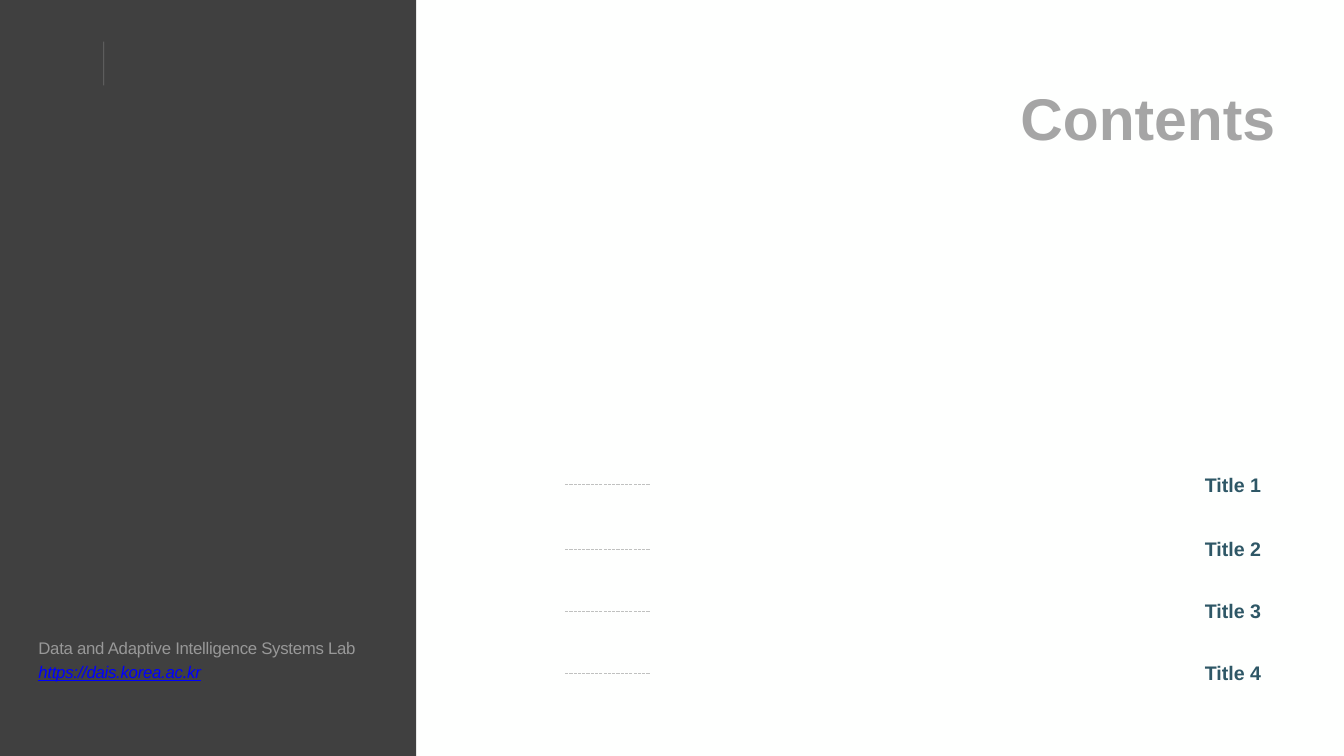
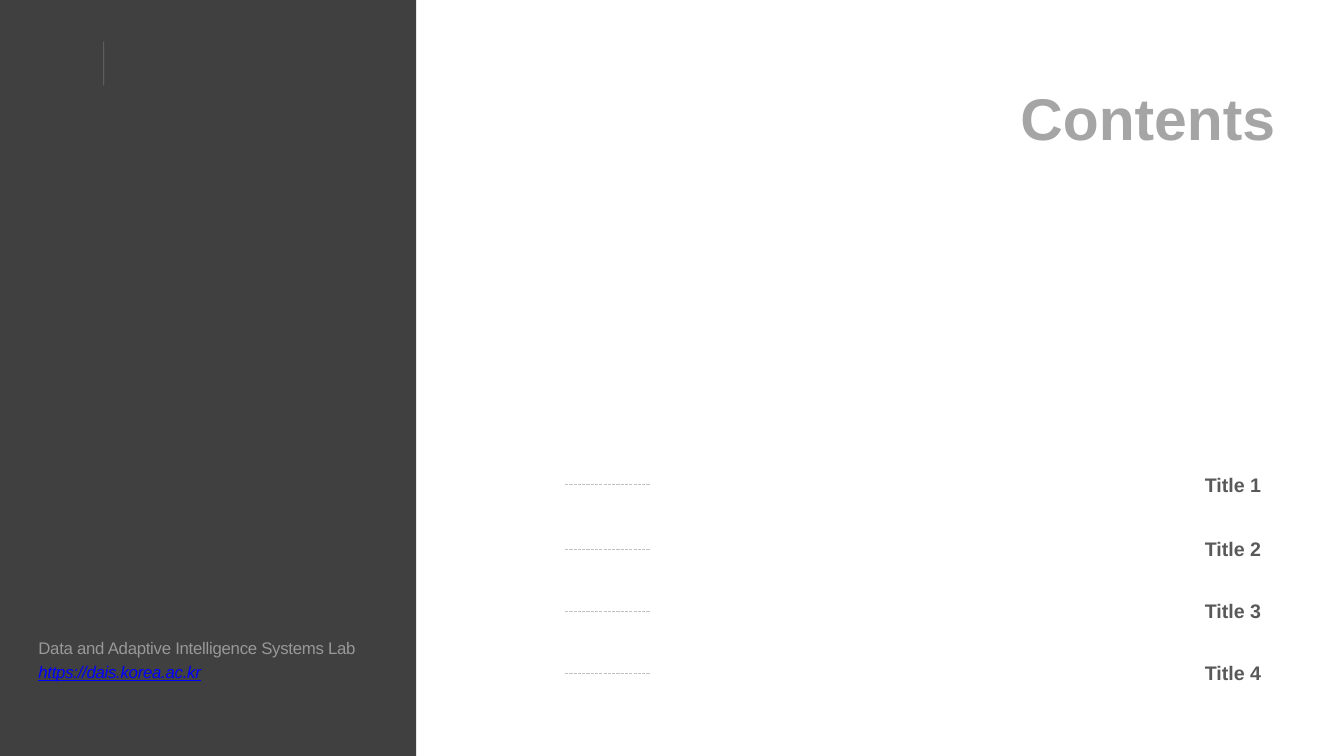
Before and after one commit to woojoonjung/DAIS_designassets, a slide deck: slide 2 of DAIS_ppt_template_grey.pptx. Drawn at 1344x756 pixels with LibreOffice and Linux fonts; fonts in the diff are those of the drawing; background and template pictures are left out. Boxes give left, top, right and bottom in pixels: in the first picture for what was removed or moved away, otherwise in the second. Text is boxed around its words. In the diff, an @@ line names an element or a change of style, - is before the commit and + after.

```diff
--- a/DAIS_ppt_template_grey.pptx
+++ b/DAIS_ppt_template_grey.pptx
@@ text colour #2E5766 to #595959 in 4 elements at (1205, 666, 1261, 680), (1205, 604, 1261, 618), (1205, 542, 1261, 556), (1205, 478, 1261, 492) @@
```
Also in this commit, not shown: 2 other slides changed.
